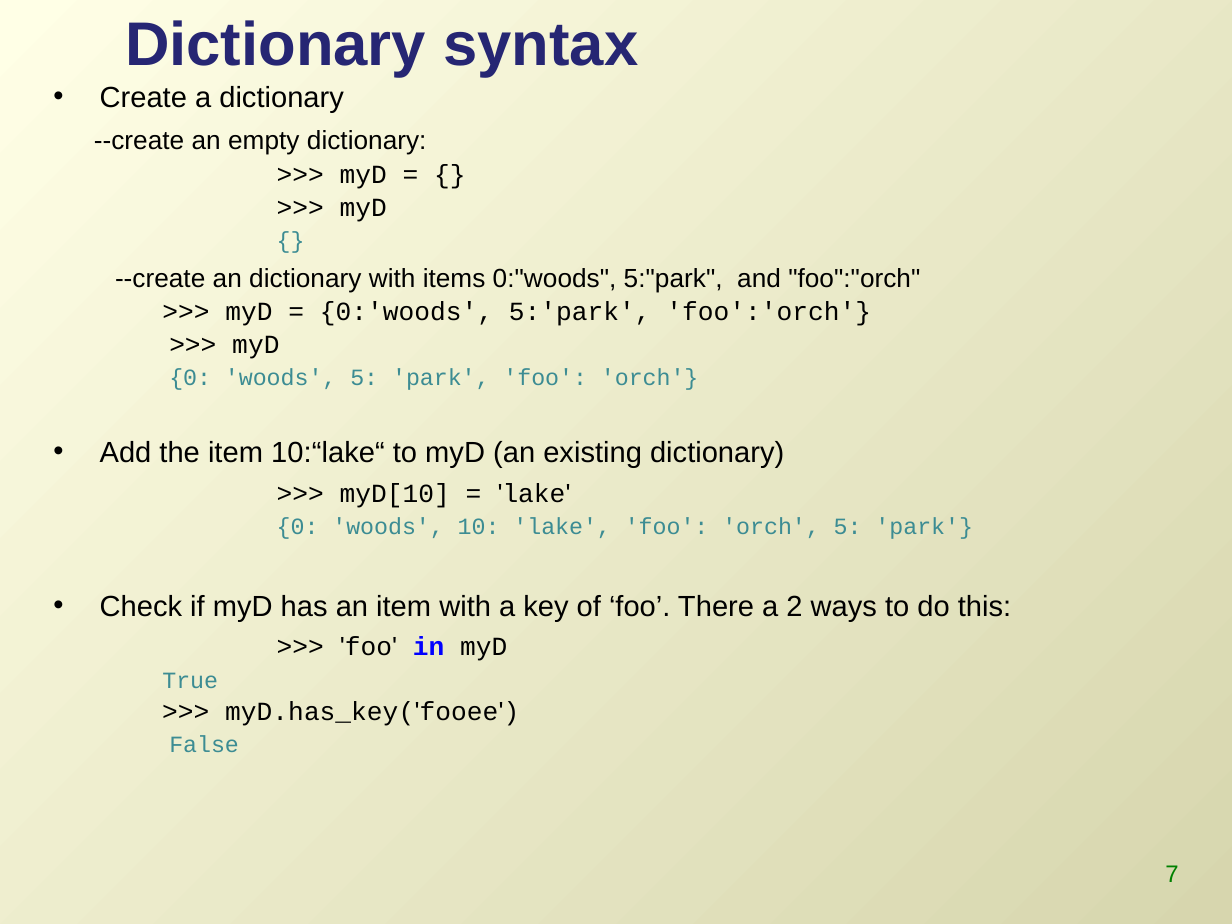
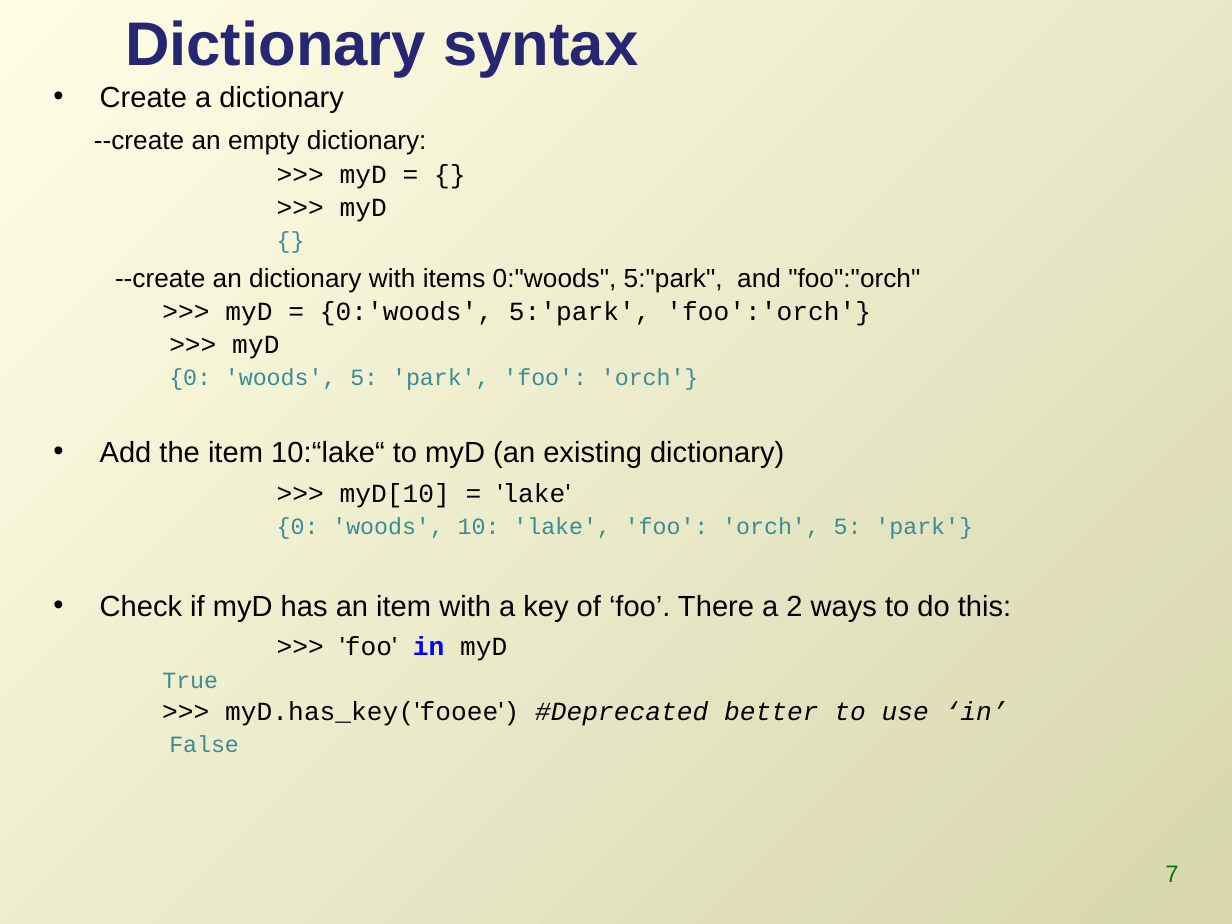
Before and after one commit to lgtateos/gis540, a slide deck: slide 7 of slides/dictionaries.ppt. Drawn at 1232x924 pixels with LibreOffice and Linux fonts; fonts in the diff are those of the drawing. Boxes give left, top, right and bottom in pixels: in the first picture for what was removed or moved away, otherwise in the second. Text is boxed around its words. In the diff, an @@ line names an element or a change of style, - is before the commit and + after.

```diff
--- a/slides/dictionaries.ppt
+++ b/slides/dictionaries.ppt
@@ text at bbox=[225, 702, 1008, 726]: text changed; italic on @@
-  >>> myD.has_key('fooee')
+  >>> myD.has_key('fooee') #Deprecated better to use ‘in’
```
Also in this commit, not shown: 2 other slides changed.
